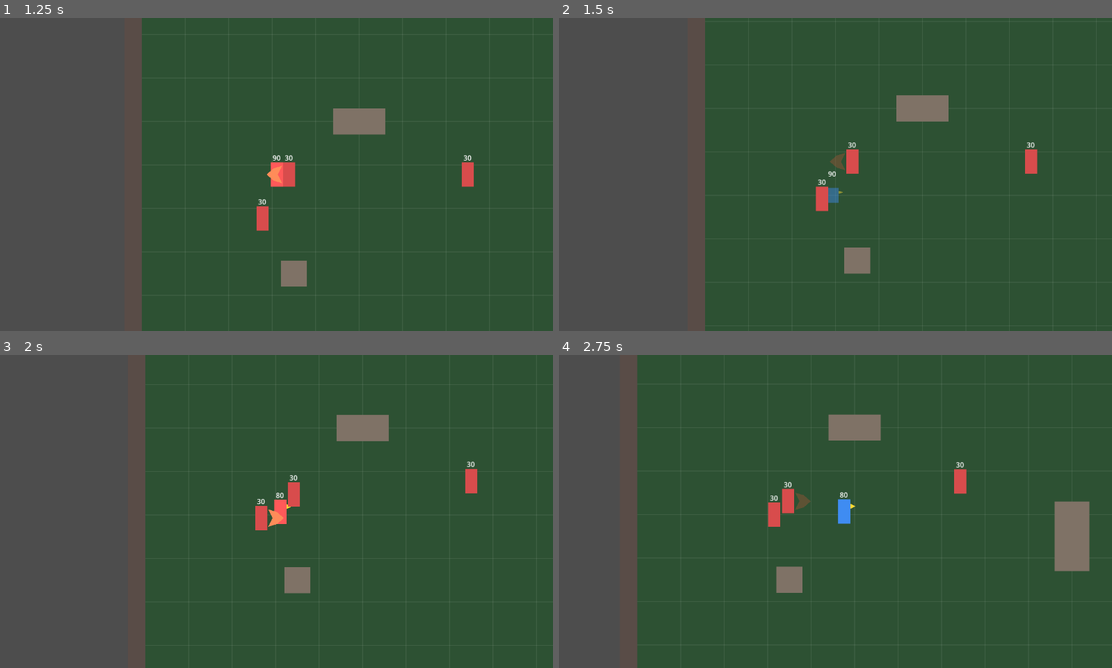
Above: before the commit, frames 1-4 (two rows, left to right).
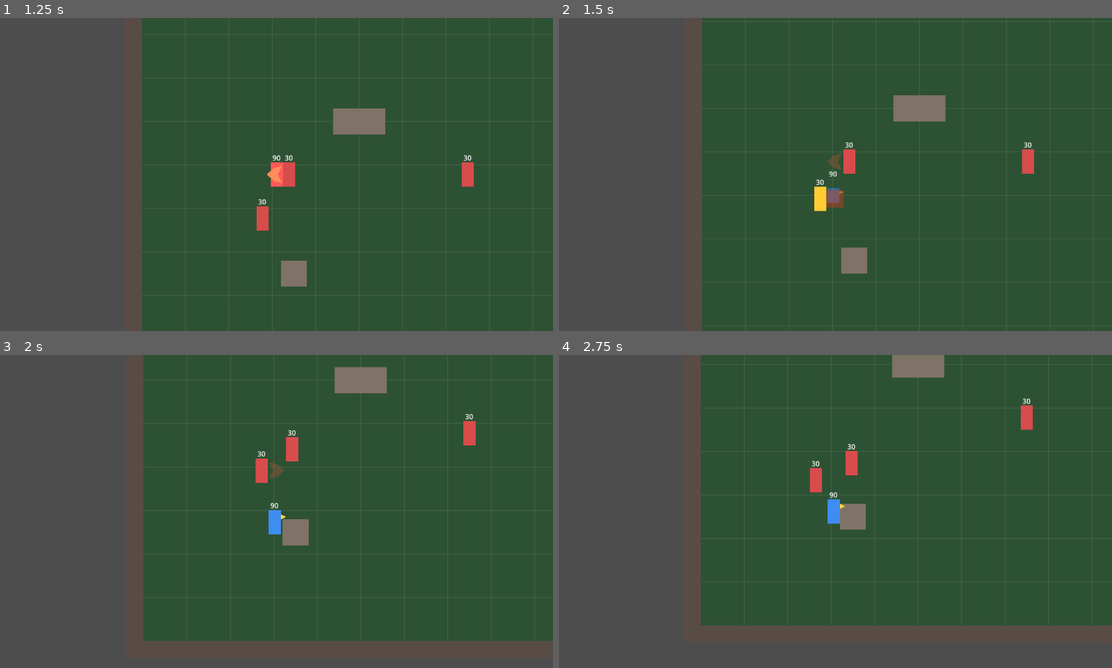
Above: after the commit, the same moments.

Repository: knc219-a11y/second-game
Game: Godot game, scene res://scenes/test_map.tscn
Same seed, same stepped clock (60 frames per second), same inputs: the game is played once before the commit and once after it.
Inputs:
- Up to frame 1 (1.25 s): hold Right (move_right) from 0.53 s (still down); tap X (attack) at 0.6 s
- Up to frame 2 (1.5 s): release Right (move_right) at 1.28 s; hold Down (move_down) from 1.28 s (still down); tap Space (roll) at 1.35 s
- Up to frame 3 (2 s): keep holding Down (move_down)
- Up to frame 4 (2.75 s): release Down (move_down) at 2.03 s; hold Right (move_right) from 2.03 s (still down); tap X (attack) at 2.1 s

Frame 1 is identical in both runs. In frame 2, 1.4% of the frame differs, in the area x 25-87%, y 0-100%; in frame 3, 11%; in frame 4, 26%, in the area x 14-100%, y 0-100%.

Commit message:
Player: halve hurt knockback to 16px
Co-Authored-By: Claude Opus 5.5 (1M context) <noreply@anthropic.com>
Claude-Session: https://claude.ai/code/session_01UY7ypTCtfUvJBRJvBbqrVR

Diff:
--- a/scripts/player.gd
+++ b/scripts/player.gd
@@ -16,7 +16,7 @@
 @export var hurt_flash_duration: float = 0.1
 @export var hurt_flash_color: Color = Color(1, 0.35, 0.35, 1)
 @export var hurt_hitstop_duration: float = 0.08
-@export var hurt_knockback_distance: float = 32.0
+@export var hurt_knockback_distance: float = 16.0
 @export var hurt_knockback_duration: float = 0.12
 @export var dead_color: Color = Color(0.3, 0.3, 0.3, 1)
 # Roll (Space): short burst in the move direction (facing if idle).
